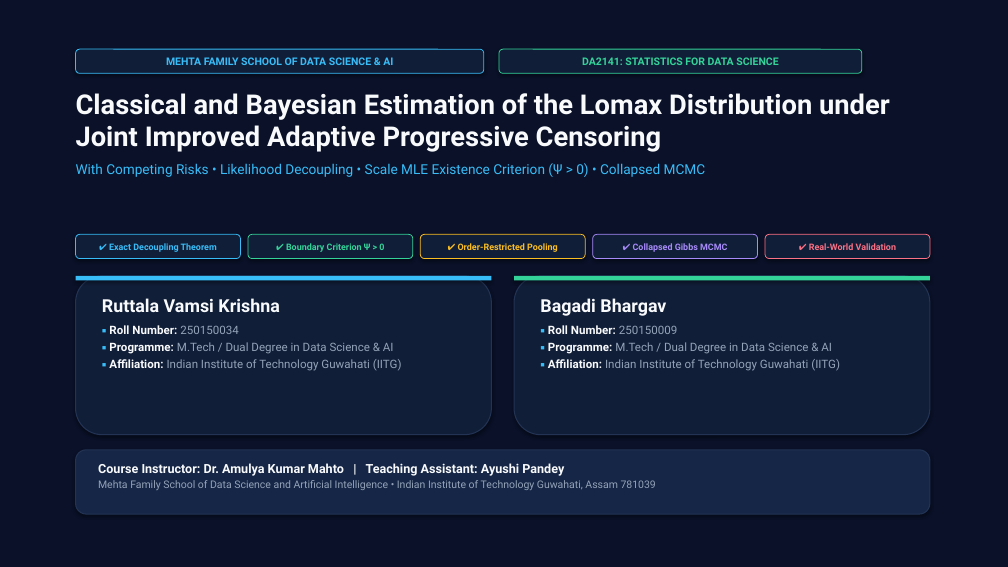
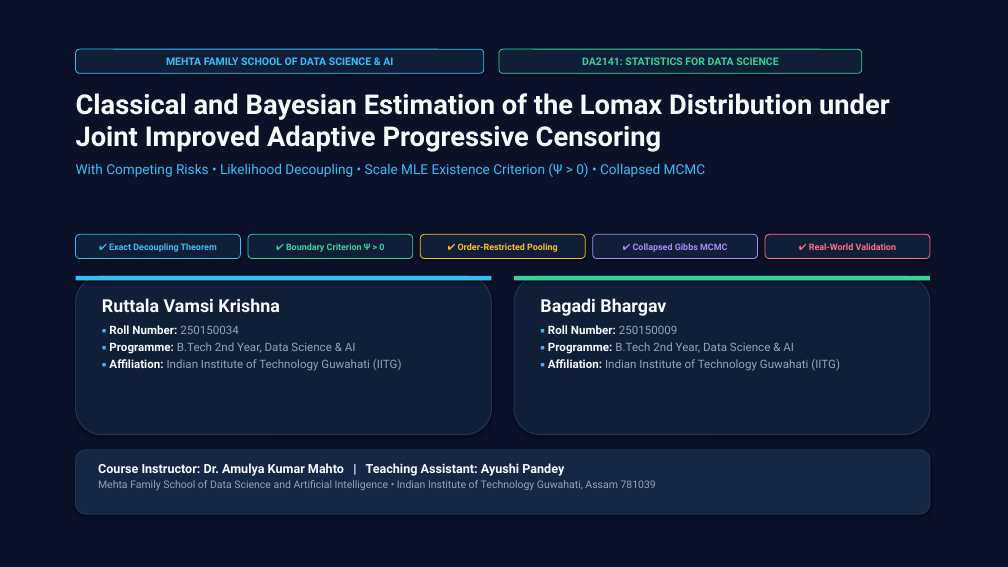
Before and after one commit to bbhargav2628/Lomax-JIAPCS-Competing-Risks, a slide deck: slide 1 of Lomax_JIAPCS_Presentation.pptx. Drawn at 1008x567 pixels with LibreOffice and Linux fonts; fonts in the diff are those of the drawing. Boxes give left, top, right and bottom in pixels: in the first picture for what was removed or moved away, otherwise in the second. Text is boxed around its words. In the diff, an @@ line names an element or a change of style, - is before the commit and + after.

Commit message:
fix(ppt): correct programme to B.Tech 2nd Year, Data Science & AI

```diff
--- a/Lomax_JIAPCS_Presentation.pptx
+++ b/Lomax_JIAPCS_Presentation.pptx
@@ text at box(109, 342, 356, 354): text changed @@
-▪ Programme: M.Tech / Dual Degree in Data Science & AI
+▪ Programme: B.Tech 2nd Year, Data Science & AI
@@ text at box(548, 342, 794, 354): text changed @@
-▪ Programme: M.Tech / Dual Degree in Data Science & AI
+▪ Programme: B.Tech 2nd Year, Data Science & AI
```
